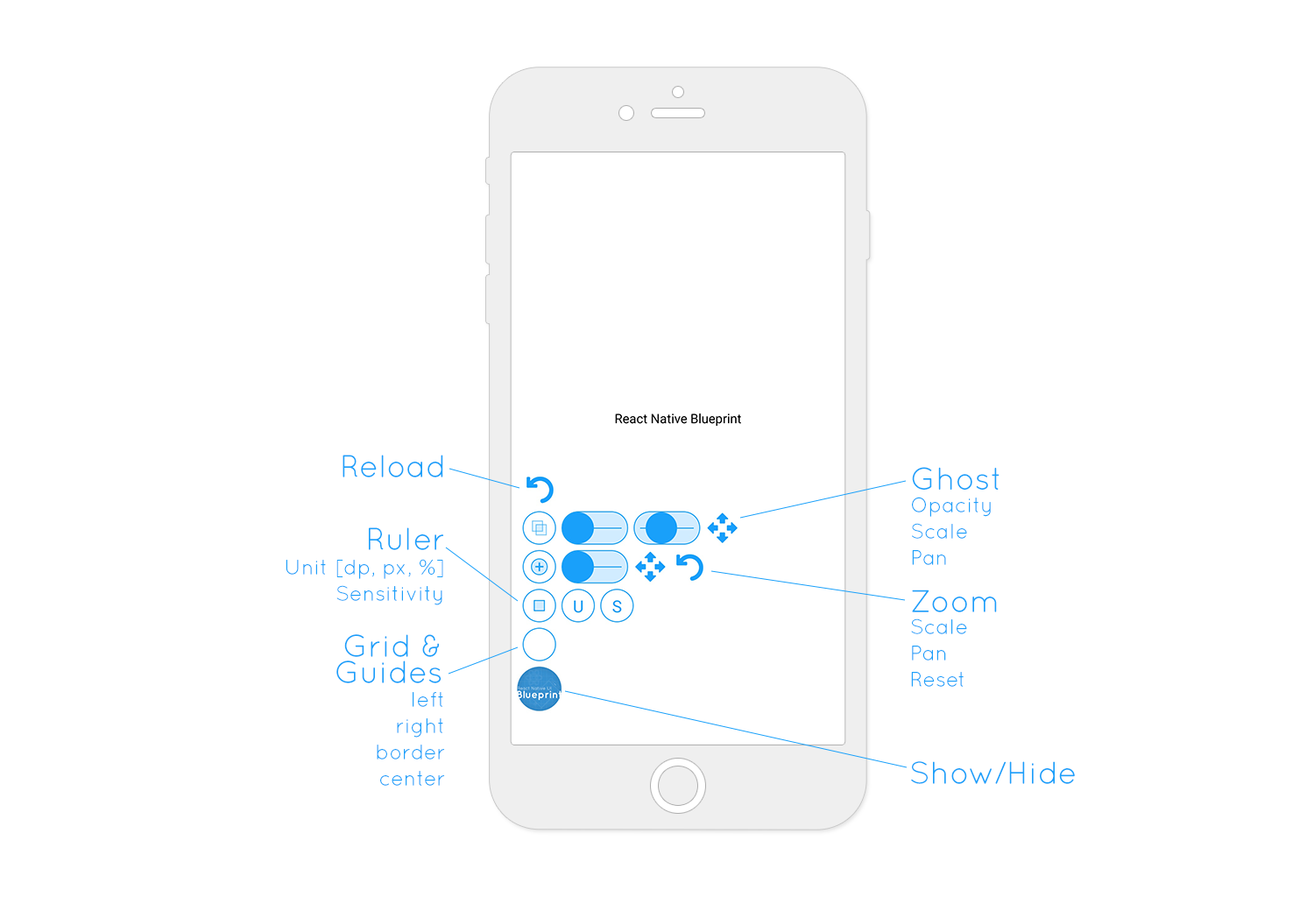
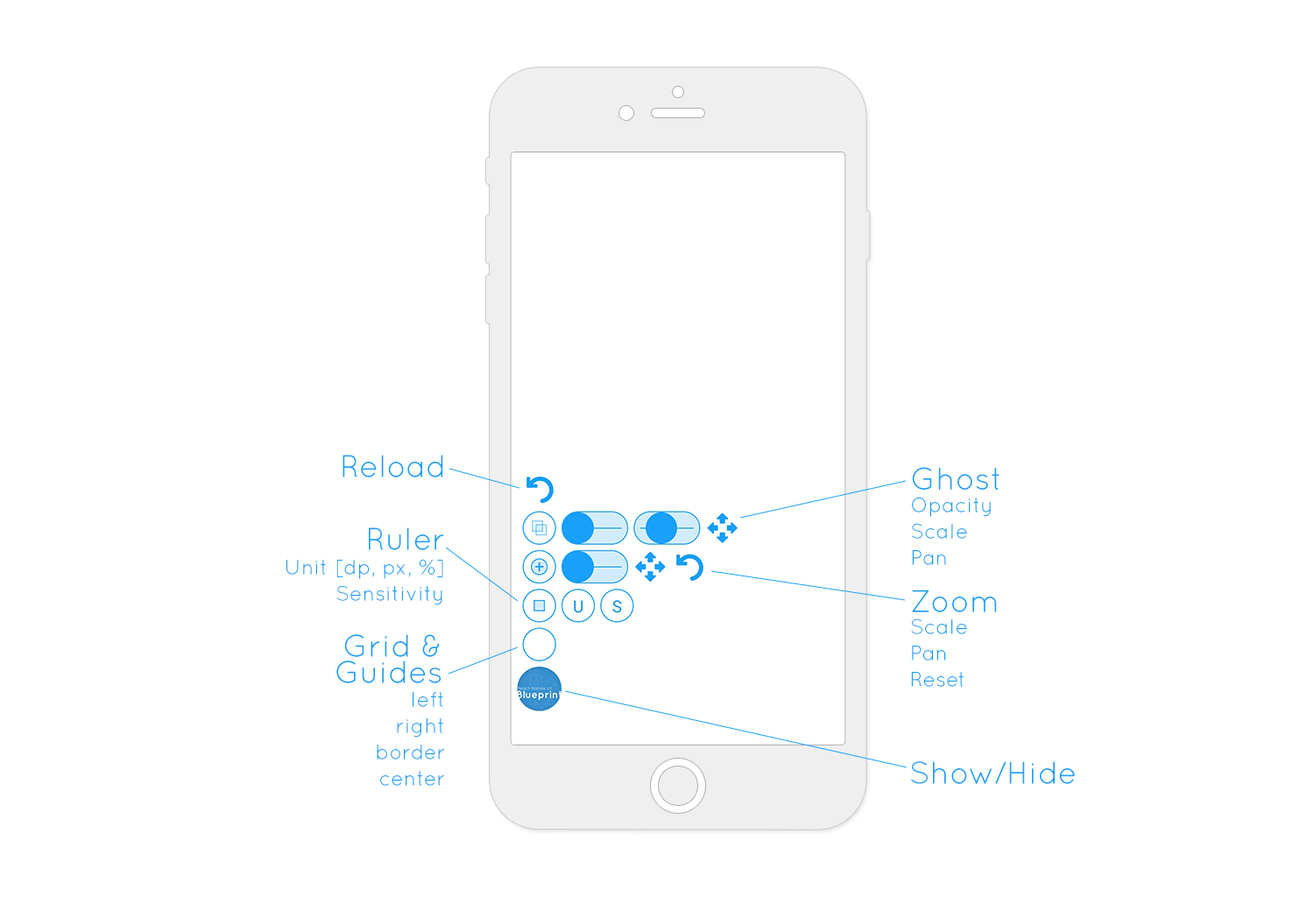
The second 1314x897 image is a revision of the first. Changes to its layers:
painted on "screen" over left=615, top=412, right=742, bottom=427
